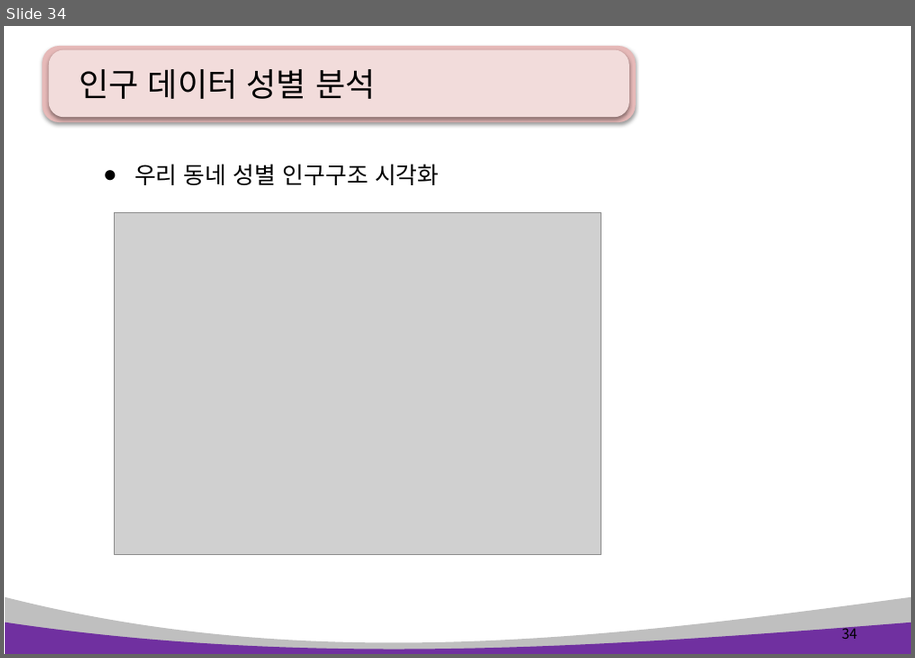
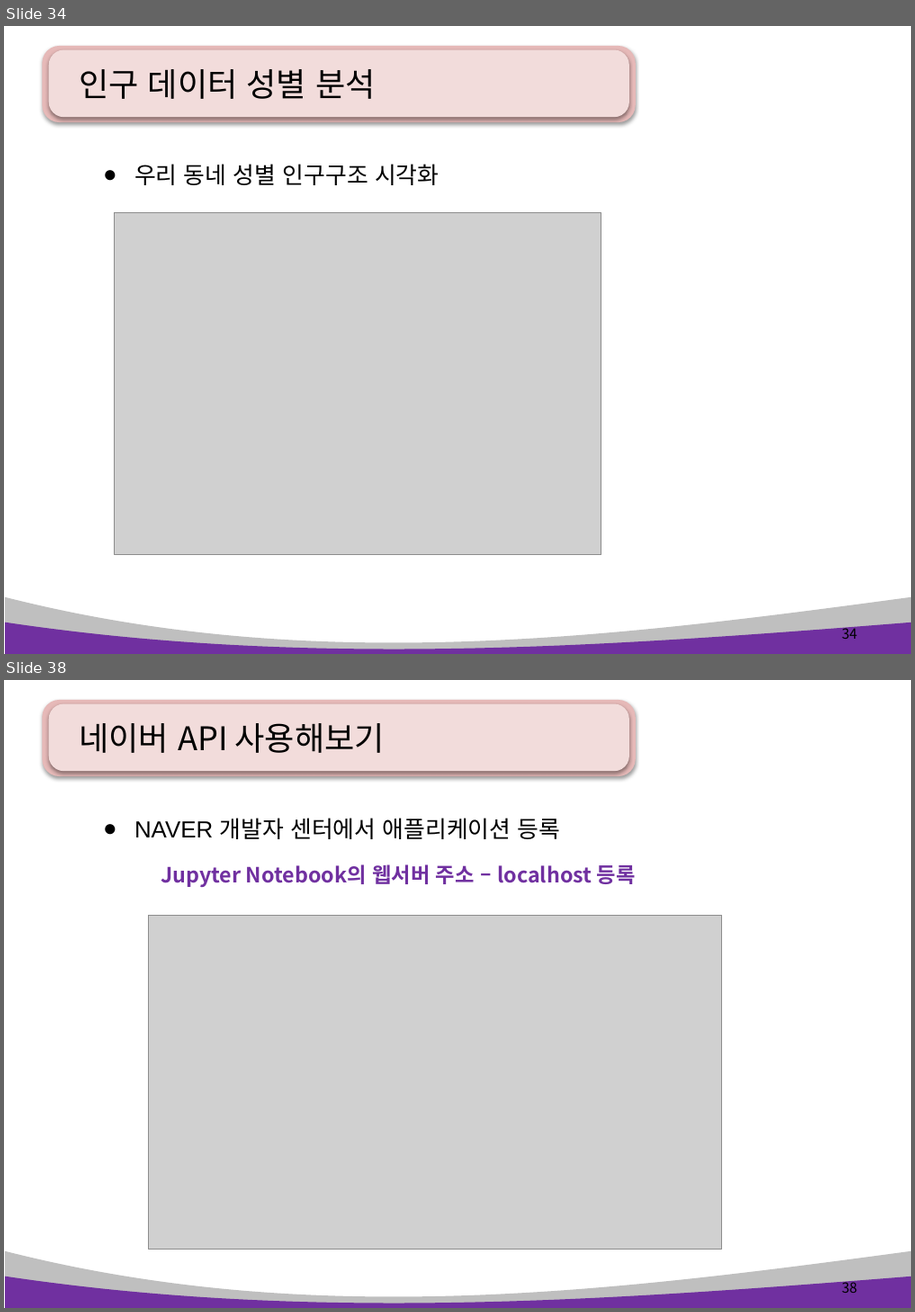
Before and after one commit to pshho/ngreen_project, a slide deck: pyWorks/자료/python_ppt/Python 14장. 데이터 분석 및 시각화2 .pptx. Shown one above the other, each under a label of ours: slide 34 before the commit, slides 34 and 38 after it; the slides between them are not shown. The pictures are 915x658 and 915x1312 pixels, drawn with LibreOffice and Linux fonts; fonts in the diff are those of the drawing; grey boxes stand for pictures. Boxes give left, top, right and bottom in pixels: in the first picture for what was removed or moved away, otherwise in the second. Text is boxed around its words. In the diff, an @@ line names an element or a change of style, - is before the commit and + after.

```diff
--- a/pyWorks/자료/python_ppt/Python 14장. 데이터 분석 및 시각화2 .pptx
+++ b/pyWorks/자료/python_ppt/Python 14장. 데이터 분석 및 시각화2 .pptx
@@ slide 38 added at [4, 680, 911, 1308], background #FFFFFF; not listed: 4 template elements that a slide beside it also shows @@
@@ title added at [79, 723, 385, 753], 28 pt, text #000000 @@
+네이버 API 사용해보기
@@ text added at [134, 818, 561, 839], 20 pt, text #000000 @@
+● NAVER 개발자 센터에서 애플리케이션 등록
@@ text added at [161, 864, 636, 887], 18 pt, text #7030A0, bold @@
+Jupyter Notebook의 웹서버 주소 – localhost 등록
@@ picture added at [148, 916, 722, 1250] @@
@@ page number added at [842, 1279, 857, 1293], 12 pt, text #000000 @@
+38
```
Also in this commit, not shown: 12 other slides added, 11 other files.
